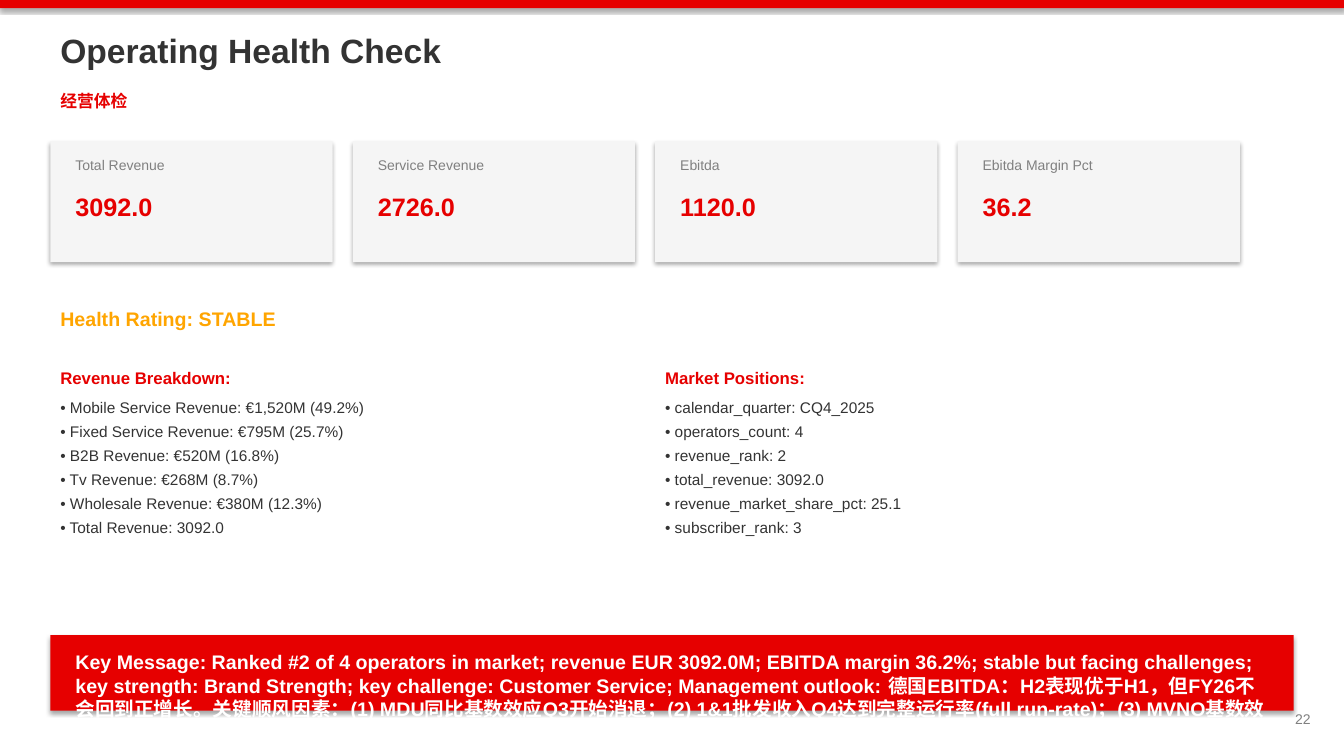
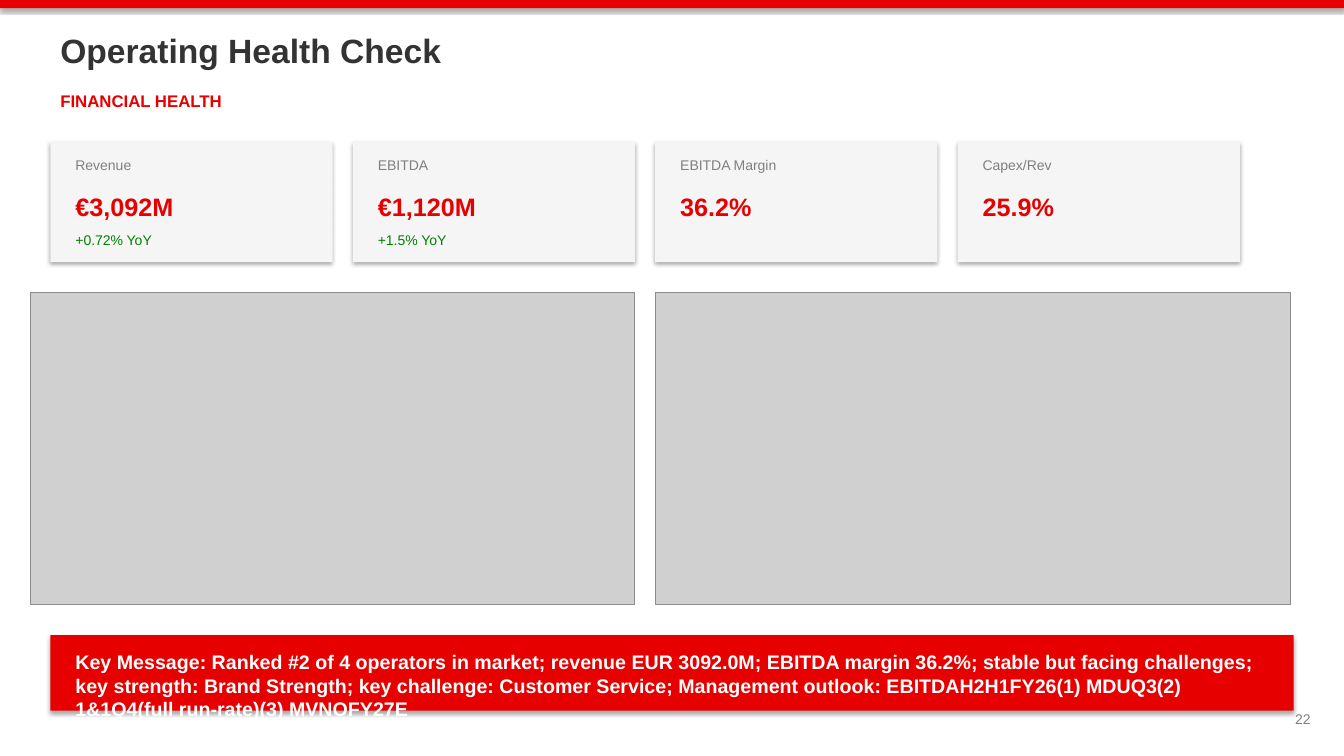
Before and after one commit to mypinseeker/BLM-Financial-Report-Analysis, a slide deck: slide 22 of data/output/blm_vodafone_germany_q3fy26_v2_draft.pptx. Drawn at 1344x756 pixels with LibreOffice and Linux fonts; fonts in the diff are those of the drawing; grey boxes stand for pictures. Boxes give left, top, right and bottom in pixels: in the first picture for what was removed or moved away, otherwise in the second. Text is boxed around its words. In the diff, an @@ line names an element or a change of style, - is before the commit and + after.

```diff
--- a/data/output/blm_vodafone_germany_q3fy26_v2_draft.pptx
+++ b/data/output/blm_vodafone_germany_q3fy26_v2_draft.pptx
@@ text at [60,95,222,107]: text changed @@
-经营体检
+FINANCIAL HEALTH
@@ text at [75,160,131,170]: text changed @@
-Total Revenue
+Revenue
@@ text at [378,160,428,170]: text changed @@
-Service Revenue
+EBITDA
@@ text at [680,160,777,173]: text changed @@
-Ebitda
+EBITDA Margin
@@ text at [983,160,1052,173]: text changed @@
-Ebitda Margin Pct
+Capex/Rev
@@ text added at [75,198,173,220], 18 pt, text #E60000, bold @@
+€3,092M
@@ text at [378,198,476,220]: text changed @@
-2726.0
+€1,120M
@@ text at [680,198,751,217]: text changed @@
-36.2
+36.2%
@@ text removed at [680,198,756,217] @@
-1120.0
@@ text added at [983,198,1054,217], 18 pt, text #E60000, bold @@
+25.9%
@@ text at [75,235,152,245]: text changed; size 18 to 10 pt; text colour #E60000 to #008000; bold off @@
-3092.0
++0.72% YoY
@@ text added at [378,235,446,245], 10 pt, text #008000 @@
++1.5% YoY
@@ picture added at [30,292,635,605] @@
@@ picture added at [655,292,1291,605] @@
@@ text removed at [60,311,276,330] @@
-Health Rating: STABLE
@@ text removed at [60,372,231,384] @@
-Revenue Breakdown:
@@ text removed at [665,372,805,384] @@
-Market Positions:
@@ text removed at [70,402,364,533] @@
-• Mobile Service Revenue: €1,520M (49.2%)
-• Fixed Service Revenue: €795M (25.7%)
-• B2B Revenue: €520M (16.8%)
-• Tv Revenue: €268M (8.7%)
-• Wholesale Revenue: €380M (12.3%)
-• Total Revenue: 3092.0
@@ text removed at [675,402,901,536] @@
-• calendar_quarter: CQ4_2025
-• operators_count: 4
-• revenue_rank: 2
-• total_revenue: 3092.0
-• revenue_market_share_pct: 25.1
-• subscriber_rank: 3
@@ text at [75,654,1252,721]: text changed @@
-Key Message: Ranked #2 of 4 operators in market; revenue EUR 3092.0M; EBITDA margin 36.2%; stable but facing challenges; key strength: Brand Strength; key challenge: Customer Service; Management outlook: 德国EBITDA：H2表现优于H1，但FY26不会回到正增长。关键顺风因素：(1) MDU同比基数效应Q3开始消退；(2) 1&1批发收入Q4达到完整运行率(full run-rate)；(3) MVNO基数效应。预计FY27才能真正实现E
+Key Message: Ranked #2 of 4 operators in market; revenue EUR 3092.0M; EBITDA margin 36.2%; stable but facing challenges; key strength: Brand Strength; key challenge: Customer Service; Management outlook: EBITDAH2H1FY26(1) MDUQ3(2) 1&1Q4(full run-rate)(3) MVNOFY27E
```
Also in this commit, not shown: 37 other slides changed, 1 other file.
